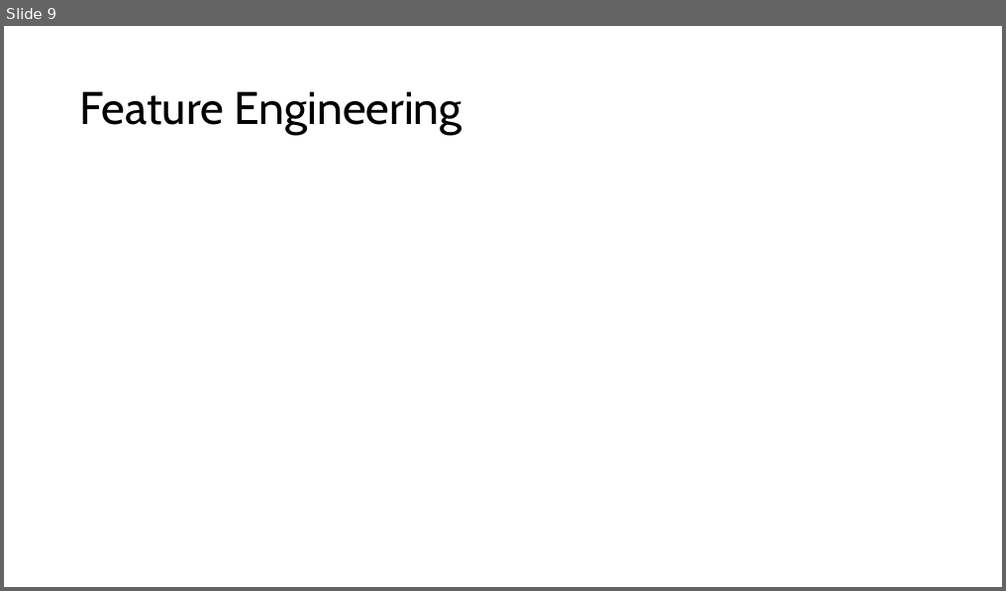
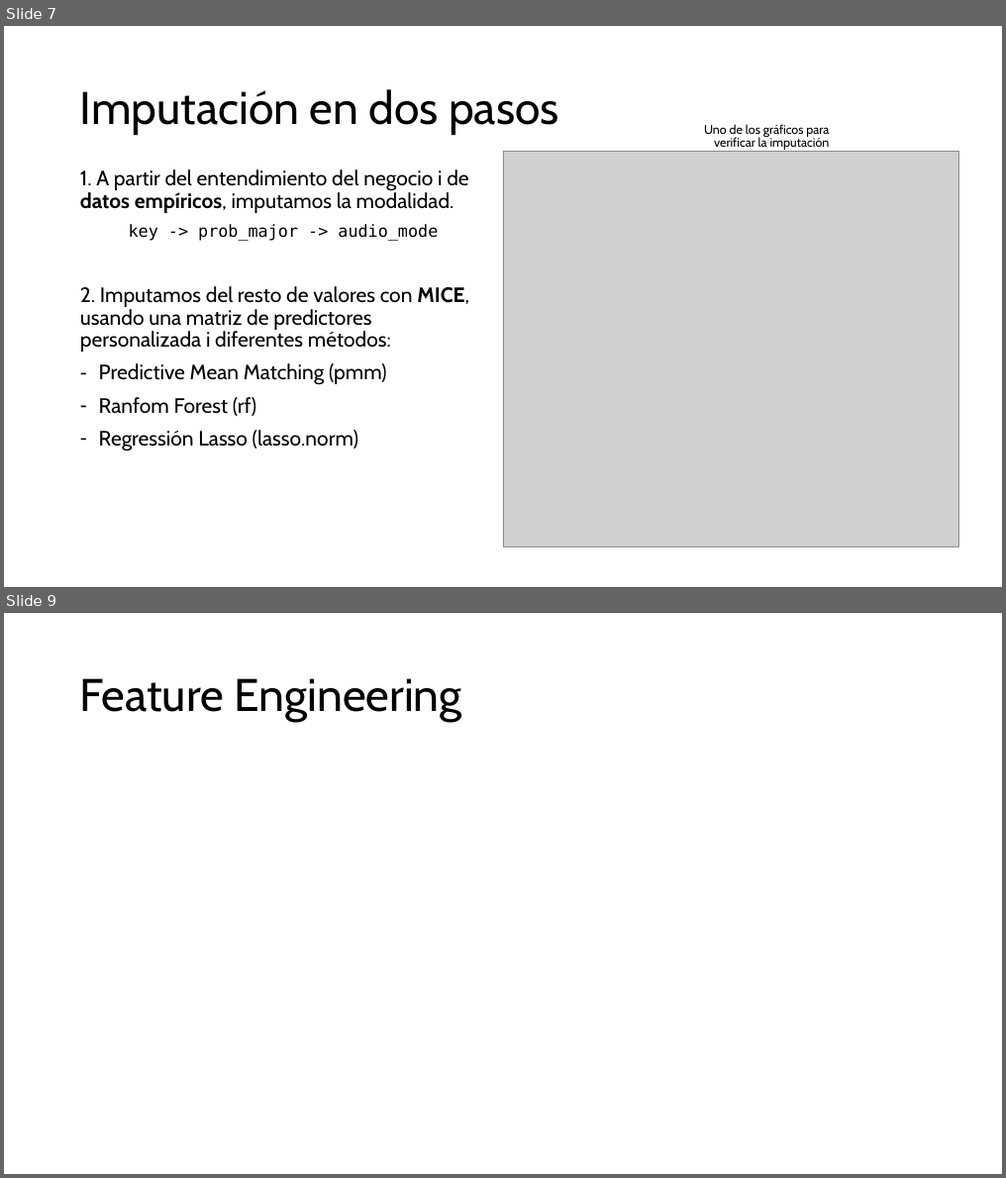
Before and after one commit to benet1one/Mineria, a slide deck: Report_new.pptx. Shown one above the other, each under a label of ours: slide 9 before the commit, slides 7 and 9 after it; the slides between them are not shown. The pictures are 1006x591 and 1006x1178 pixels, drawn with LibreOffice and Linux fonts; fonts in the diff are those of the drawing; grey boxes stand for pictures. Boxes give left, top, right and bottom in pixels: in the first picture for what was removed or moved away, otherwise in the second. Text is boxed around its words. In the diff, an @@ line names an element or a change of style, - is before the commit and + after.

```diff
--- a/Report_new.pptx
+++ b/Report_new.pptx
@@ slide 7 added at (x1=4, y1=26, x2=1002, y2=587), background #FFFFFF @@
@@ title added at (x1=80, y1=89, x2=559, y2=135), 44 pt, text #000000 @@
+Imputación en dos pasos
@@ text added at (x1=704, y1=124, x2=830, y2=150), 12 pt, text #000000 @@
+Uno de los gráficos para verificar la imputación
@@ text added at (x1=80, y1=170, x2=469, y2=452), 20 pt, text #000000 @@
+1. A partir del entendimiento del negocio i de datos empíricos, imputamos la modalidad.
+key -> prob_major -> audio_mode
+2. Imputamos del resto de valores con MICE, usando una matriz de predictores personalizada i diferentes métodos:
+– Predictive Mean Matching (pmm)
+– Ranfom Forest (rf)
+– Regressión Lasso (lasso.norm)
@@ picture added at (x1=503, y1=151, x2=959, y2=547) @@
```
Also in this commit, not shown: 1 other slide added, 2 slides removed.
